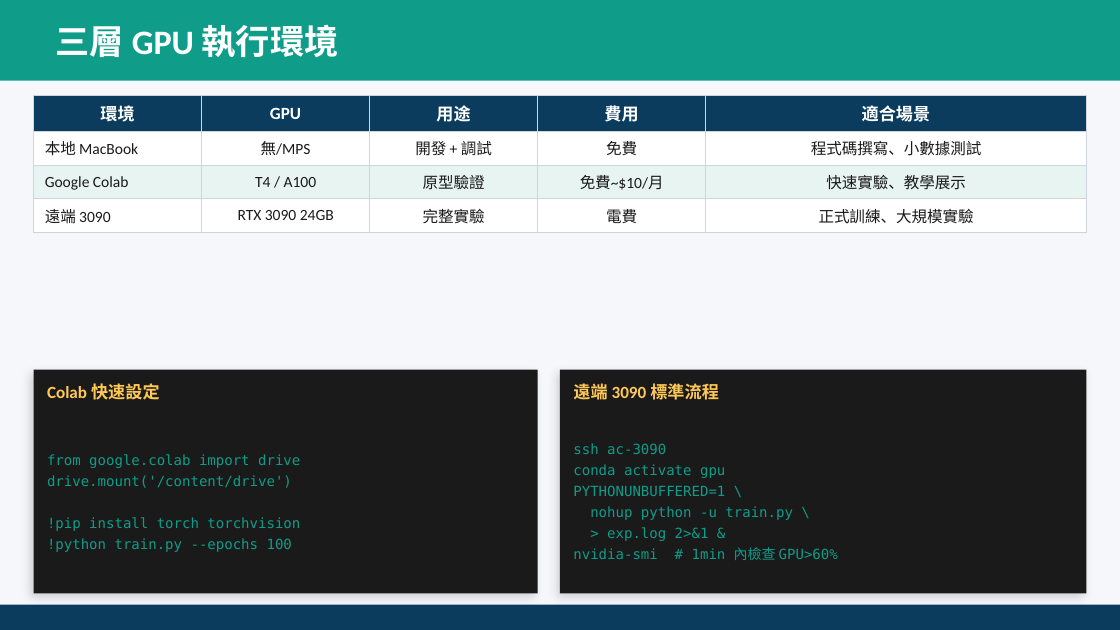
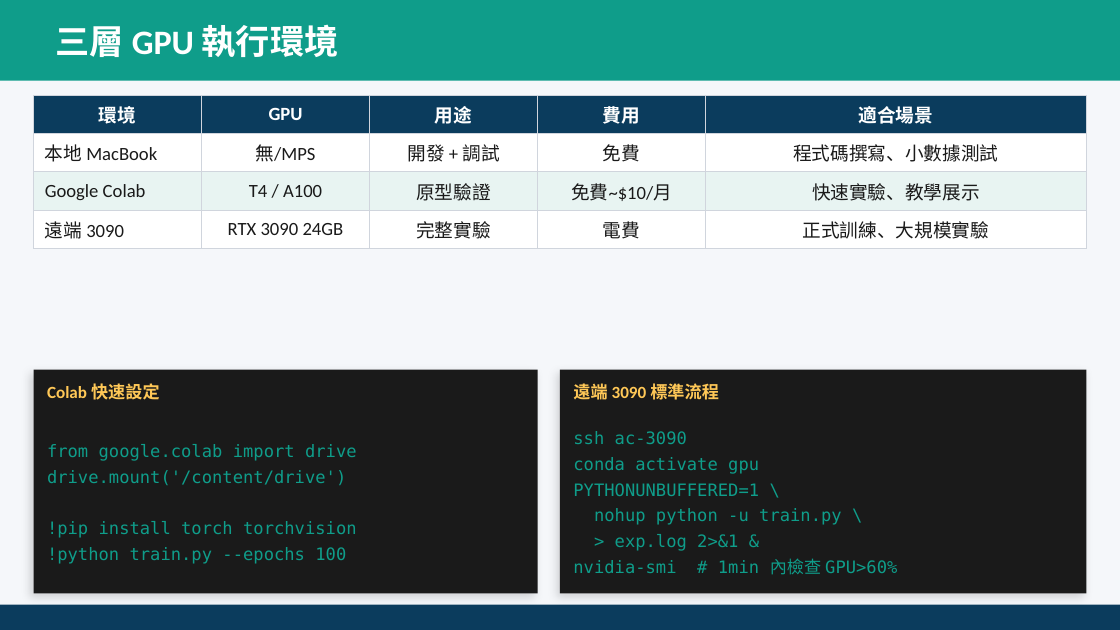
Before and after one commit to ai-cooperation/paperlab, a slide deck: slide 18 of dist/Day2_Full_AI研究進階.pptx. Drawn at 1120x630 pixels with LibreOffice and Linux fonts; fonts in the diff are those of the drawing. Boxes give left, top, right and bottom in pixels: in the first picture for what was removed or moved away, otherwise in the second. Text is boxed around its words. In the diff, an @@ line names an element or a change of style, - is before the commit and + after.

```diff
--- a/dist/Day2_Full_AI研究進階.pptx
+++ b/dist/Day2_Full_AI研究進階.pptx
@@ table at <box>34,95,1086,243</box> @@
@@ size 11 to 12 pt in "環境", "GPU", "用途", "費用" and 1 more places @@
@@ size 10 to 12 pt in "本地 MacBook", "無/MPS", "開發 + 調試", "免費" and 11 more places @@
@@ text "from google.colab import drive" at <box>47,444,357,564</box>: size 9 to 11 pt @@
@@ text "ssh ac-3090" at <box>573,431,897,575</box>: size 9 to 11 pt @@
```
Also in this commit, not shown: 55 other slides changed, 14 slides added, 15 other files.
